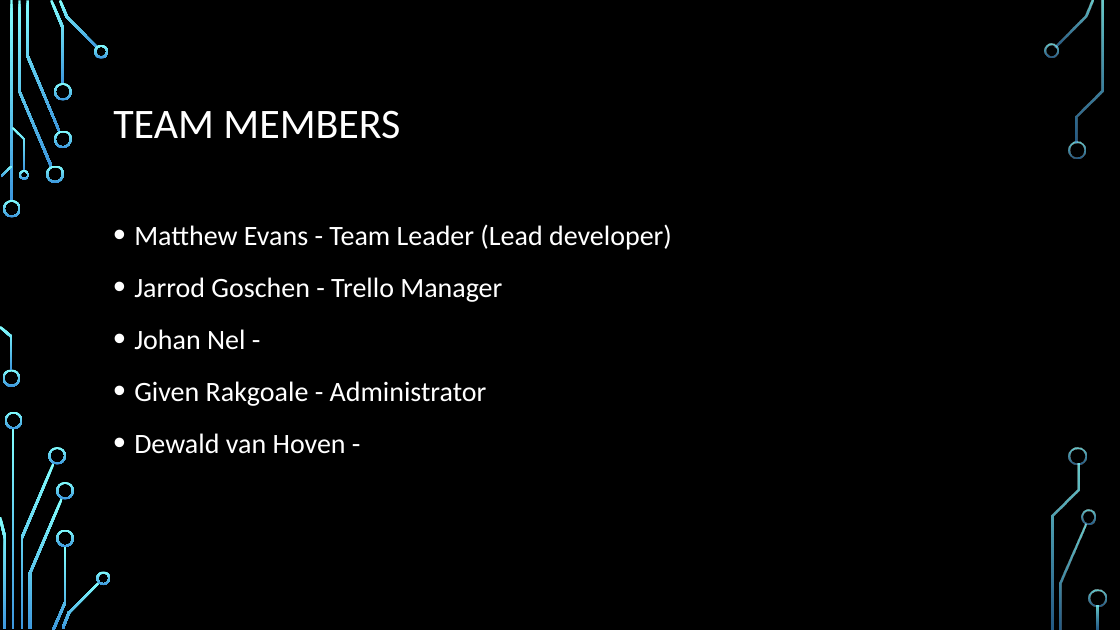
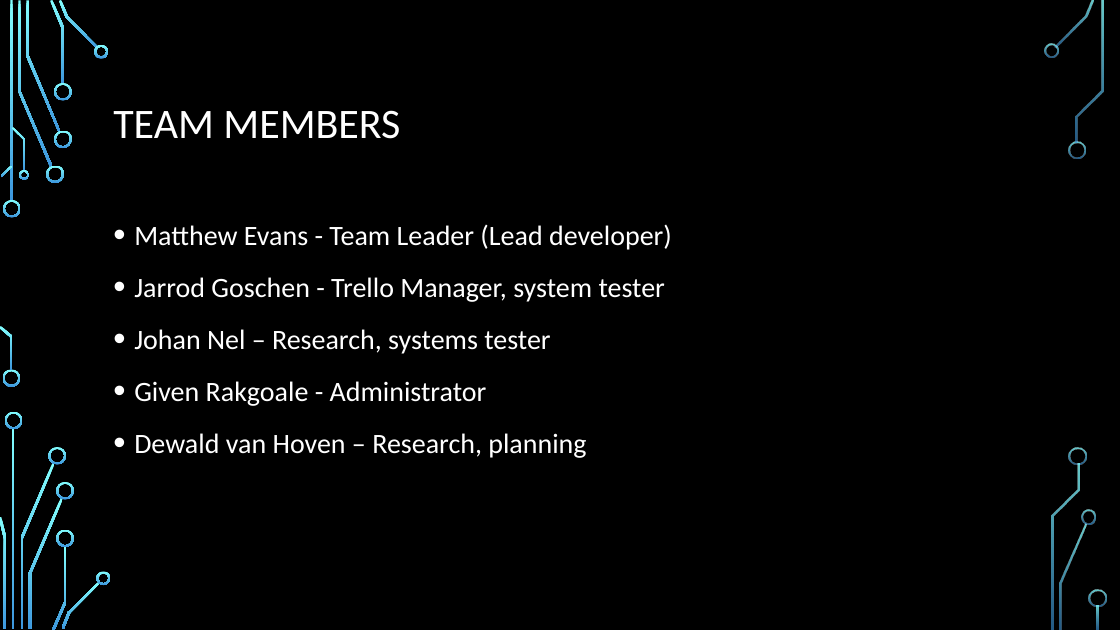
Before and after one commit to ocean-nfc/ocean-nfc-server, a slide deck: slide 2 of Ocean - NFC Slide Show.pptx. Drawn at 1120x630 pixels with LibreOffice and Linux fonts; fonts in the diff are those of the drawing; background and template pictures are left out. Boxes give left, top, right and bottom in pixels: in the first picture for what was removed or moved away, otherwise in the second. Text is boxed around its words. In the diff, an @@ line names an element or a change of style, - is before the commit and + after.

```diff
--- a/Ocean - NFC Slide Show.pptx
+++ b/Ocean - NFC Slide Show.pptx
@@ text at (x1=134, y1=277, x2=665, y2=354): text changed @@
-• Jarrod Goschen - Trello Manager
-• Johan Nel -
+• Jarrod Goschen - Trello Manager, system tester
+• Johan Nel – Research, systems tester
@@ text at (x1=134, y1=433, x2=586, y2=458): text changed @@
-• Dewald van Hoven -
+• Dewald van Hoven – Research, planning
```
Also in this commit, not shown: 3 other slides changed, 2 slides added.
